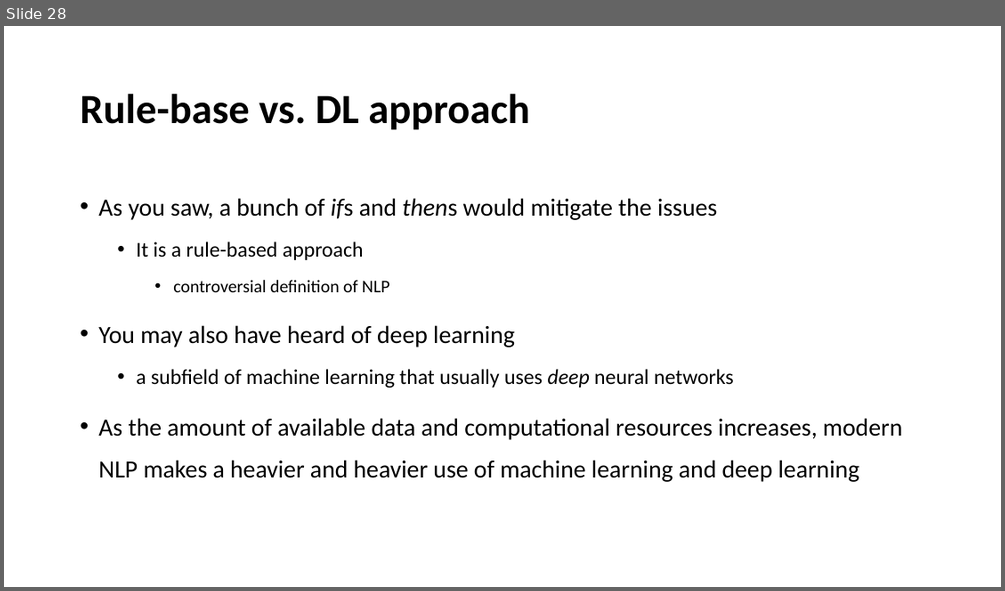
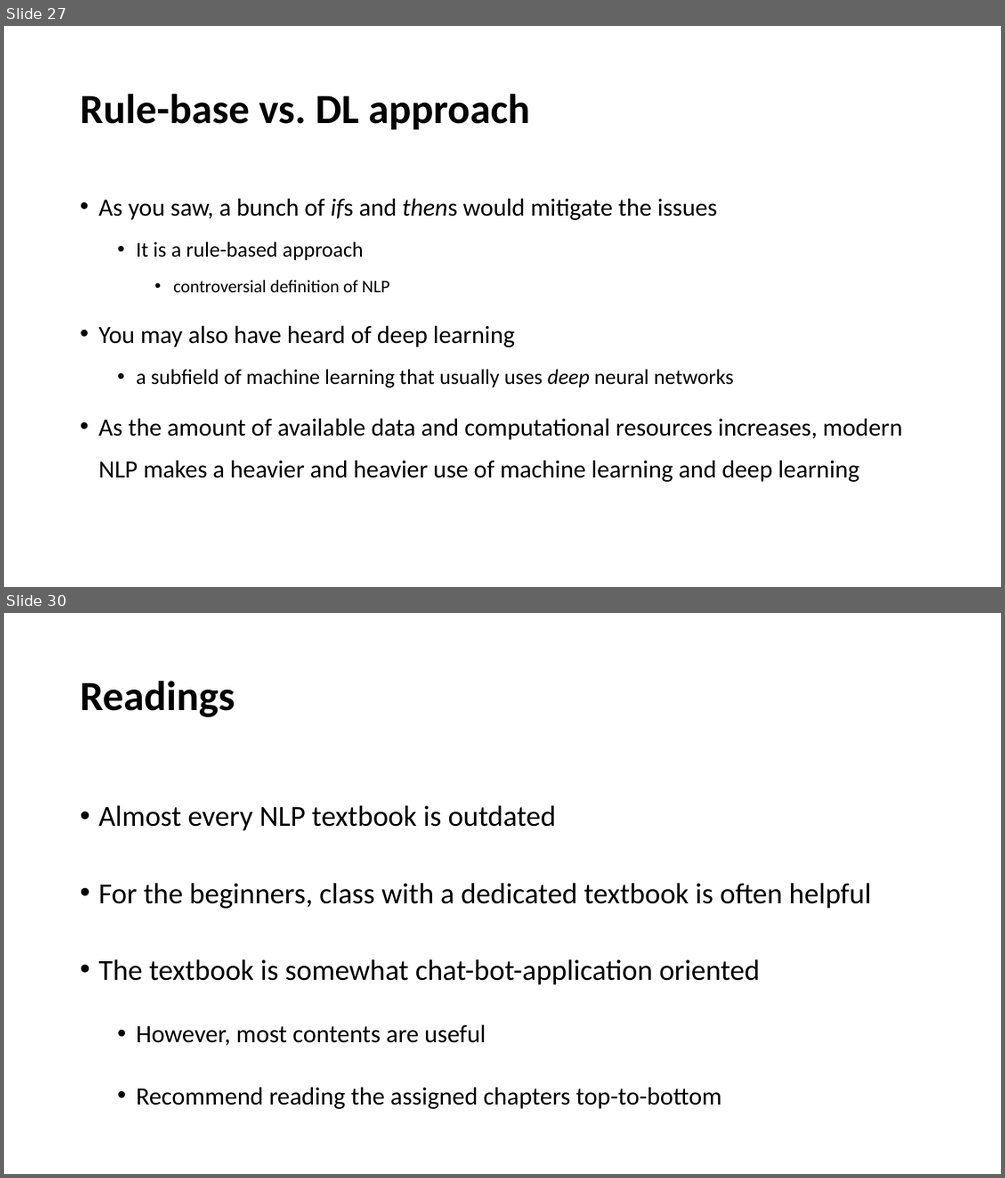
Before and after one commit to YeabinMoonEcon/BUS211, a slide deck: BUS243_NLP/lecture_notes/Lecture1.pptx. Shown one above the other, each under a label of ours: slide 28 before the commit, slides 27 and 30 after it; the slides between them are not shown. The pictures are 1005x591 and 1005x1178 pixels, drawn with LibreOffice and Linux fonts; fonts in the diff are those of the drawing. Boxes give left, top, right and bottom in pixels: in the first picture for what was removed or moved away, otherwise in the second. Text is boxed around its words. In the diff, an @@ line names an element or a change of style, - is before the commit and + after.

```diff
--- a/BUS243_NLP/lecture_notes/Lecture1.pptx
+++ b/BUS243_NLP/lecture_notes/Lecture1.pptx
@@ slide 30 added at box(4, 613, 1001, 1174), background #FFFFFF @@
@@ title added at box(80, 681, 235, 717), 40 pt, text #000000, bold @@
+Readings
@@ text added at box(98, 805, 871, 1109), 28 pt, text #000000 @@
+• Almost every NLP textbook is outdated
+• For the beginners, class with a dedicated textbook is often helpful
+• The textbook is somewhat chat-bot-application oriented
+  • However, most contents are useful
+  • Recommend reading the assigned chapters top-to-bottom
@@ what was slide 28 is now slide 27 @@
```
Also in this commit, not shown: 1 slide changed, 5 other slides added, 2 slides removed.
